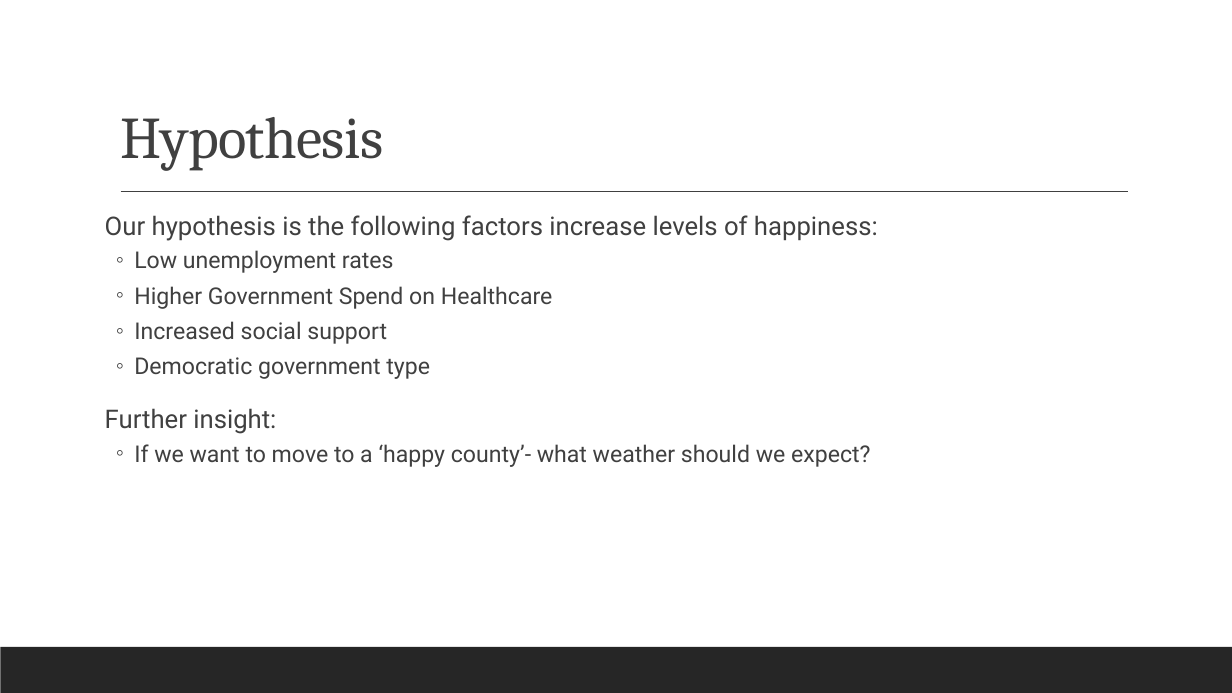
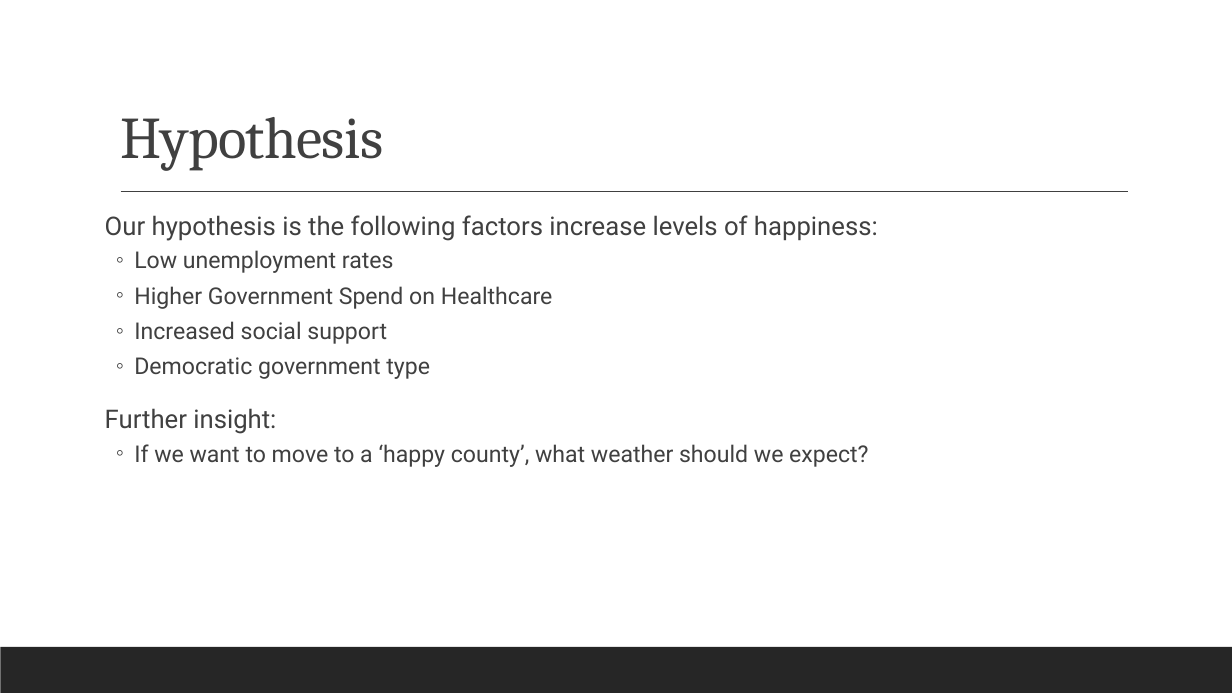
Before and after one commit to reginesgit/Factors-Contributing-to-a-Countrys-Happiness, a slide deck: slide 4 of Anaconda_Results_Presentation.pptx. Drawn at 1232x693 pixels with LibreOffice and Linux fonts; fonts in the diff are those of the drawing. Boxes give left, top, right and bottom in pixels: in the first picture for what was removed or moved away, otherwise in the second. Text is boxed around its words. In the diff, an @@ line names an element or a change of style, - is before the commit and + after.

```diff
--- a/Anaconda_Results_Presentation.pptx
+++ b/Anaconda_Results_Presentation.pptx
@@ text at box(134, 444, 868, 467): text changed @@
-  ◦ If we want to move to a ‘happy county’- what weather should we expect?
+  ◦ If we want to move to a ‘happy county’, what weather should we expect?
```
Also in this commit, not shown: 7 other slides changed, 1 slide added, 1 slide removed, 2 other files.
